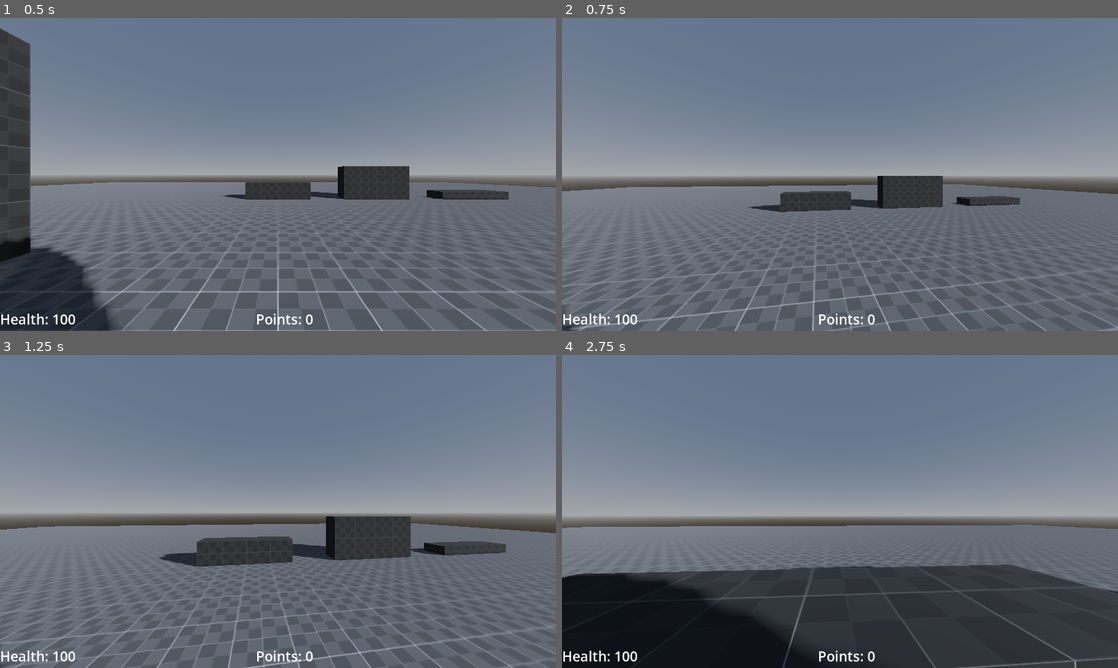
Above: before the commit, frames 1-4 (two rows, left to right).
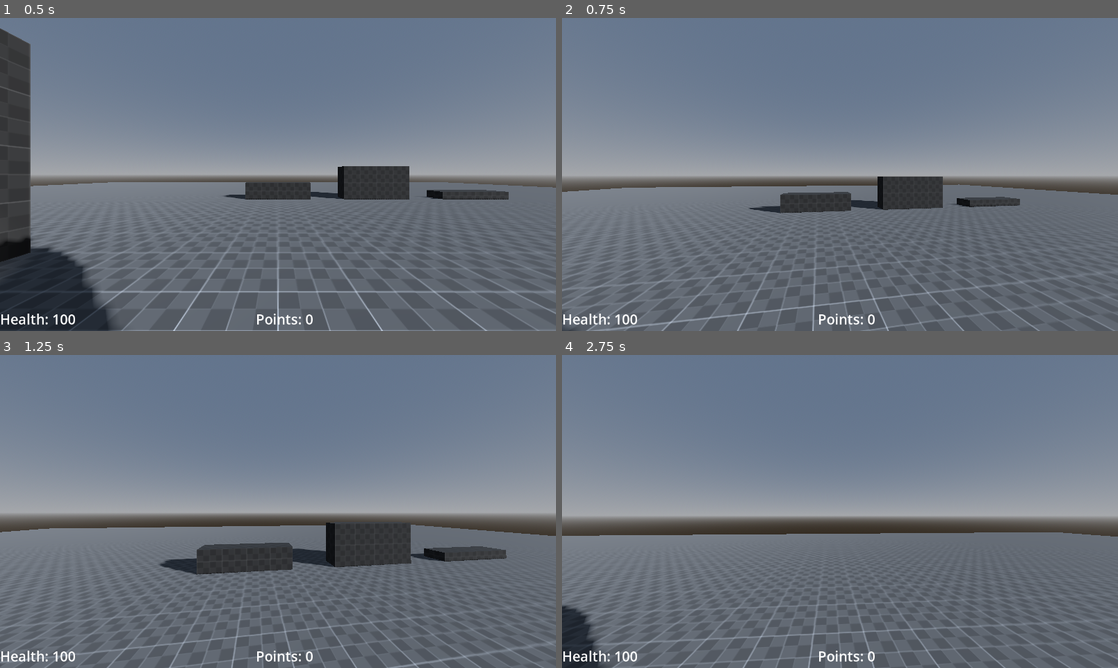
Above: after the commit, the same moments.

Repository: DiscoDragon69/2025s2-fps-Meltedvulture
Game: Godot game, scene res://Levels/dev_level.tscn
Two runs of this game, one before a commit and one after it. Both use one fixed random seed, a clock stepped at 60 frames per second and the inputs below.
Inputs (mouse positions are in pixels of both pictures, inside the frame that each line leads up to):
- Up to frame 1 (0.5 s): no input
- Up to frame 2 (0.75 s): tap Enter at 0.5 s; move the mouse to (867, 174) at 0.52 s; hold W (forward) from 0.53 s (still down); tap Space (jump) at 0.6 s
- Up to frame 3 (1.25 s): keep holding W (forward); tap Space (jump) at 0.77, 1.07 s
- Up to frame 4 (2.75 s): keep holding W (forward); move the mouse to (812, 511) at 1.27 s; click (812, 511) at 1.35 s; tap Space (jump) at 1.52, 1.55, 1.82, 2.3 s; move the mouse to (851, 505) at 2.02 s; hold Shift (sprint) from 2.03 s (still down)

Frame 1 is identical in both runs. In frame 2, 3.8% of the frame differs, in the area x 0-100%, y 50-100%; in frame 3, 6.0%; in frame 4, 32%, in the area x 0-100%, y 54-100%.

Commit message:
Enemy explode pickups

Diff:
--- a/Levels/dev_level.tscn
+++ b/Levels/dev_level.tscn
@@ -72,7 +72,7 @@
 [sub_resource type="ConcavePolygonShape3D" id="ConcavePolygonShape3D_cy3vx"]
 data = PackedVector3Array(0, 0.5, 1, 1, -0.5, 1, -1, -0.5, 1, 0, 0.5, -1, -1, -0.5, -1, 1, -0.5, -1, 0, 0.5, 1, 0, 0.5, …(206 unchanged characters)…
 
-[node name="GreyBox" type="Node3D"]
+[node name="dev_level" type="Node3D"]
 
 [node name="DirectionalLight3D" type="DirectionalLight3D" parent="."]
 transform = Transform3D(0.582934, -0.0119615, 0.812432, -0.400235, 0.865943, 0.299925, -0.707107, -0.5, 0.5, 0, 5, 0)
@@ -97,6 +97,8 @@
 skeleton = NodePath("../..")
 
 [node name="StaticBody3D" type="StaticBody3D" parent="Level Nav Mesh/Floor"]
+collision_layer = 3
+collision_mask = 3
 
 [node name="CollisionShape3D" type="CollisionShape3D" parent="Level Nav Mesh/Floor/StaticBody3D"]
 shape = SubResource("ConcavePolygonShape3D_ht7eo")
@@ -114,6 +116,8 @@
 skeleton = NodePath("../..")
 
 [node name="StaticBody3D" type="StaticBody3D" parent="Level Nav Mesh/Wall"]
+collision_layer = 3
+collision_mask = 3
 
 [node name="CollisionShape3D" type="CollisionShape3D" parent="Level Nav Mesh/Wall/StaticBody3D"]
 shape = SubResource("ConcavePolygonShape3D_gy0d6")
@@ -125,6 +129,8 @@
 skeleton = NodePath("../..")
 
 [node name="StaticBody3D" type="StaticBody3D" parent="Level Nav Mesh/Wall2"]
+collision_layer = 3
+collision_mask = 3
 
 [node name="CollisionShape3D" type="CollisionShape3D" parent="Level Nav Mesh/Wall2/StaticBody3D"]
 shape = SubResource("ConcavePolygonShape3D_gq8a6")
@@ -136,6 +142,8 @@
 skeleton = NodePath("../..")
 
 [node name="StaticBody3D" type="StaticBody3D" parent="Level Nav Mesh/Wall3"]
+collision_layer = 3
+collision_mask = 3
 
 [node name="CollisionShape3D" type="CollisionShape3D" parent="Level Nav Mesh/Wall3/StaticBody3D"]
 shape = SubResource("ConcavePolygonShape3D_rg577")
@@ -147,6 +155,8 @@
 skeleton = NodePath("../..")
 
 [node name="StaticBody3D" type="StaticBody3D" parent="Level Nav Mesh/Platform"]
+collision_layer = 3
+collision_mask = 3
 
 [node name="CollisionShape3D" type="CollisionShape3D" parent="Level Nav Mesh/Platform/StaticBody3D"]
 shape = SubResource("ConcavePolygonShape3D_o0ndg")
@@ -158,6 +168,8 @@
 skeleton = NodePath("../..")
 
 [node name="StaticBody3D" type="StaticBody3D" parent="Level Nav Mesh/Ramp"]
+collision_layer = 3
+collision_mask = 3
 
 [node name="CollisionShape3D" type="CollisionShape3D" parent="Level Nav Mesh/Ramp/StaticBody3D"]
 shape = SubResource("ConcavePolygonShape3D_be283")
@@ -169,6 +181,8 @@
 skeleton = NodePath("../..")
 
 [node name="StaticBody3D" type="StaticBody3D" parent="Level Nav Mesh/Big Wall"]
+collision_layer = 3
+collision_mask = 3
 
 [node name="CollisionShape3D" type="CollisionShape3D" parent="Level Nav Mesh/Big Wall/StaticBody3D"]
 shape = SubResource("ConcavePolygonShape3D_cnsxu")
@@ -180,6 +194,8 @@
 skeleton = NodePath("../..")
 
 [node name="StaticBody3D" type="StaticBody3D" parent="Level Nav Mesh/Tri Mesh"]
+collision_layer = 3
+collision_mask = 3
 
 [node name="CollisionShape3D" type="CollisionShape3D" parent="Level Nav Mesh/Tri Mesh/StaticBody3D"]
 shape = SubResource("ConcavePolygonShape3D_cy3vx")
@@ -189,3 +205,12 @@
 
 [node name="PointPickup" parent="." instance=ExtResource("5_lllmm")]
 transform = Transform3D(1, 0, 0, 0, 1, 0, 0, 0, 1, 10, 1, 14)
+
+[node name="BasicEnemy2" parent="." instance=ExtResource("4_h7qfr")]
+transform = Transform3D(1, 0, 0, 0, 1, 0, 0, 0, 1, -1, 1, 12)
+
+[node name="BasicEnemy3" parent="." instance=ExtResource("4_h7qfr")]
+transform = Transform3D(1, 0, 0, 0, 1, 0, 0, 0, 1, -9, 1, 7)
+
+[node name="BasicEnemy4" parent="." instance=ExtResource("4_h7qfr")]
+transform = Transform3D(1, 0, 0, 0, 1, 0, 0, 0, 1, -7, 1, 11)
--- a/Scenes/Point Pickup.tscn
+++ b/Scenes/Point Pickup.tscn
@@ -1,12 +1,17 @@
-[gd_scene load_steps=4 format=3 uid="uid://b5g43twq7o0jo"]
+[gd_scene load_steps=5 format=3 uid="uid://b5g43twq7o0jo"]
 
 [ext_resource type="Script" path="res://Scripts/PointPickup.gd" id="1_32chl"]
 
 [sub_resource type="BoxShape3D" id="BoxShape3D_5hpgd"]
 
 [sub_resource type="BoxMesh" id="BoxMesh_wilfj"]
+size = Vector3(0.5, 0.5, 0.5)
 
-[node name="PointPickup" type="Node3D"]
+[sub_resource type="BoxShape3D" id="BoxShape3D_ovxdq"]
+size = Vector3(0.5, 0.5, 0.5)
+
+[node name="PointPickup" type="RigidBody3D"]
+collision_layer = 2
 script = ExtResource("1_32chl")
 
 [node name="Area3D" type="Area3D" parent="."]
@@ -17,4 +22,7 @@
 [node name="MeshInstance3D" type="MeshInstance3D" parent="."]
 mesh = SubResource("BoxMesh_wilfj")
 
+[node name="CollisionShape3D" type="CollisionShape3D" parent="."]
+shape = SubResource("BoxShape3D_ovxdq")
+
 [connection signal="body_entered" from="Area3D" to="." method="_on_area_3d_body_entered"]
--- a/Scripts/PointPickup.gd
+++ b/Scripts/PointPickup.gd
@@ -1,4 +1,4 @@
-extends Node3D
+extends RigidBody3D
 
 
 # Called when the node enters the scene tree for the first time.
--- a/Scripts/basic Enemy.gd
+++ b/Scripts/basic Enemy.gd
@@ -3,8 +3,11 @@
 @onready var nav_agent = $NavigationAgent3D
 @onready var attackCast = $"Attack Shape Cast"
 @onready var attackTimer = $"Attack Timer"
+
+var pointDrop = preload("res://Scenes/Point Pickup.tscn")
 var speed = 3.0
 var health = 100
+var rng = RandomNumberGenerator.new()
 
 func update_target_location (target_location):
 	nav_agent.set_target_position(target_location)
@@ -41,4 +44,10 @@
 func take_damage(damage):
 	health -= damage
 	if health <=0:
+		for i in rng.randi_range(1, 6):
+			var droppedPoint = pointDrop.instantiate()
+			var randomForce = Vector3(rng.randf_range(-10, 10), rng.randf_range(0, 10), rng.randf_range(-10, 10))
+			get_parent().add_child(droppedPoint)
+			droppedPoint.transform = self.transform
+			droppedPoint.apply_central_impulse(randomForce)
 		queue_free()
--- a/Scripts/player.gd
+++ b/Scripts/player.gd
@@ -5,7 +5,7 @@
 const sprintSpeed = 8
 const acceleration = 0.1
 const deceleration = 0.1
-const jumpVelocity = 4.5
+const jumpVelocity = 5
 var mouseSensitivity = 0.002
 
 @onready var bulletSpawn = $"Camera3D/Bullet Spawn"
@@ -63,7 +63,7 @@
 		$Camera3D.rotation.x = clampf($Camera3D.rotation.x, -deg_to_rad(70), deg_to_rad(70))
 
 	if Input.is_action_just_pressed("escape"):
-		Input.mouse_mode = Input.MOUSE_MODE_VISIBLE
+		get_tree().quit()
 
 func shoot():
 	var bullet = bulletScene.instantiate()
--- a/project.godot
+++ b/project.godot
@@ -77,6 +77,10 @@
 ]
 }
 
+[layer_names]
+
+3d_render/layer_2="Layer 2"
+
 [physics]
 
 3d/default_gravity=11.0
